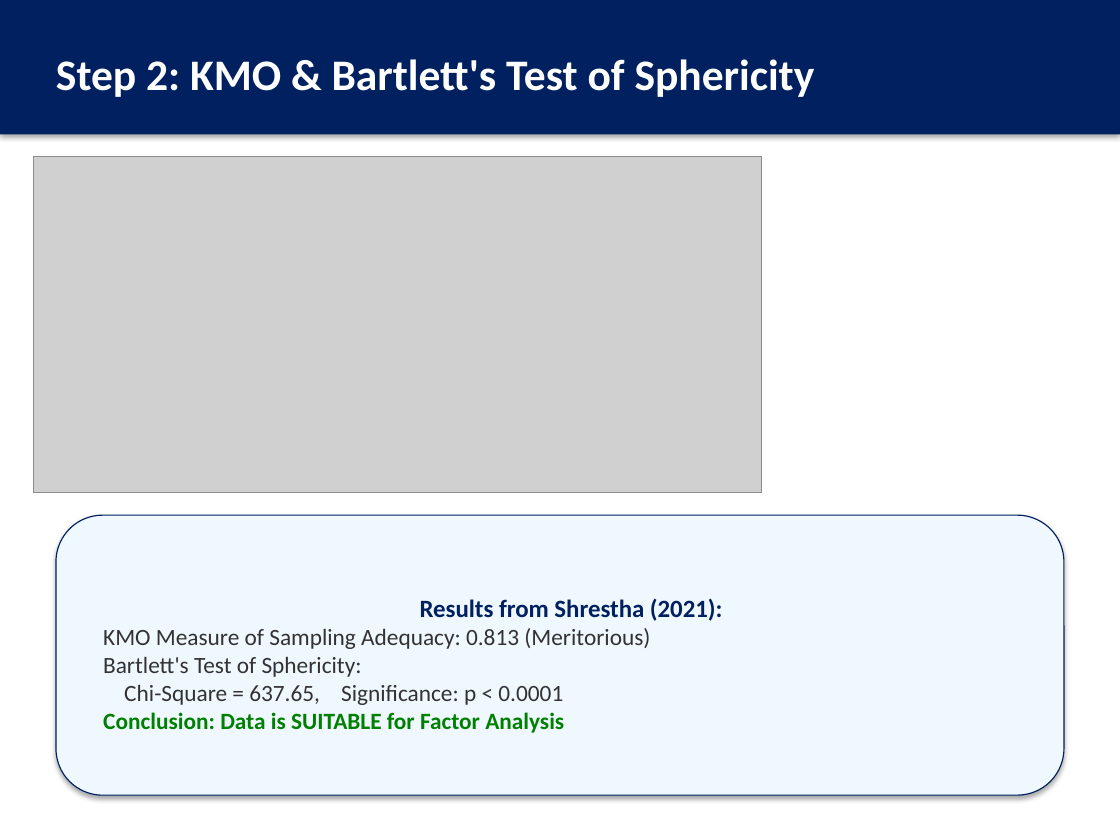
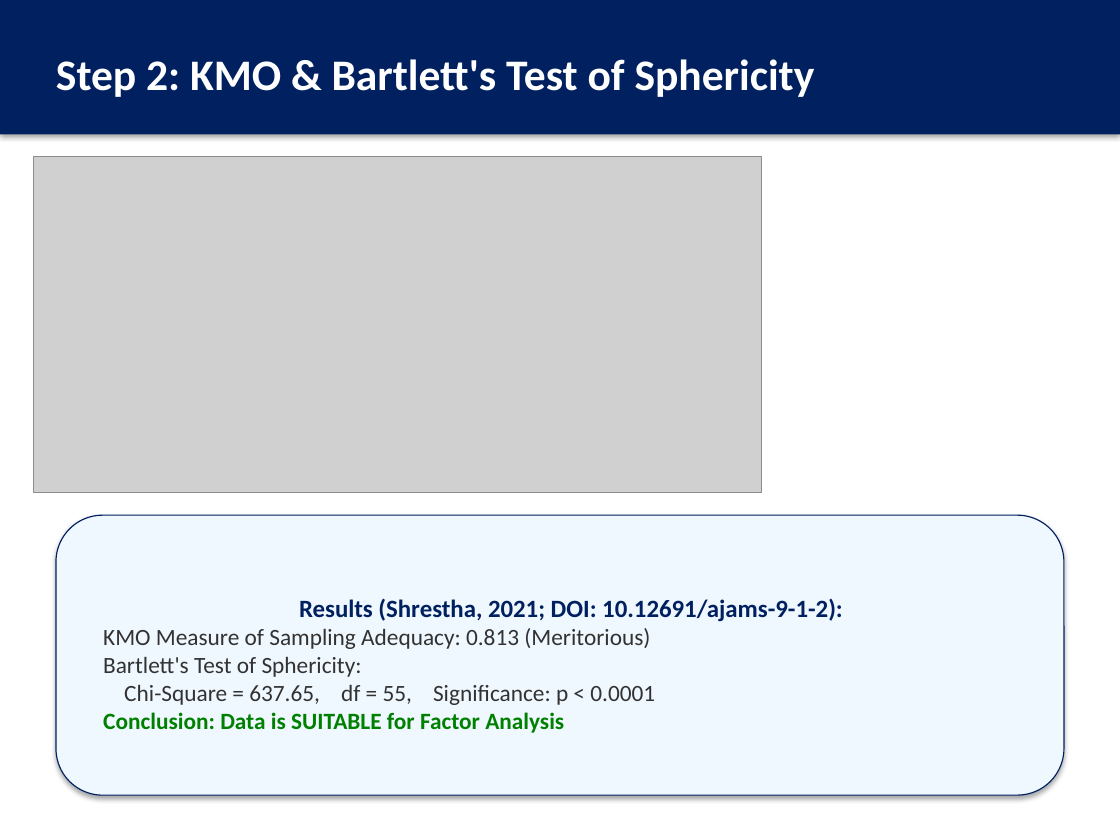
Before and after one commit to thenaivedetective/sp500-stock-performance, a slide deck: slide 10 of Factor_Analysis_Presentation.pptx. Drawn at 1120x840 pixels with LibreOffice and Linux fonts; fonts in the diff are those of the drawing; grey boxes stand for pictures. Boxes give left, top, right and bottom in pixels: in the first picture for what was removed or moved away, otherwise in the second. Text is boxed around its words. In the diff, an @@ line names an element or a change of style, - is before the commit and + after.

```diff
--- a/Factor_Analysis_Presentation.pptx
+++ b/Factor_Analysis_Presentation.pptx
@@ text in rounded rectangle at bbox=[299, 598, 843, 622]: text changed @@
-Results from Shrestha (2021):
+Results (Shrestha, 2021; DOI: 10.12691/ajams-9-1-2):
@@ text in rounded rectangle at bbox=[124, 685, 655, 705]: text changed @@
-Chi-Square = 637.65, Significance: p < 0.0001
+Chi-Square = 637.65, df = 55, Significance: p < 0.0001
```
Also in this commit, not shown: 4 other slides changed, 2 other files.
